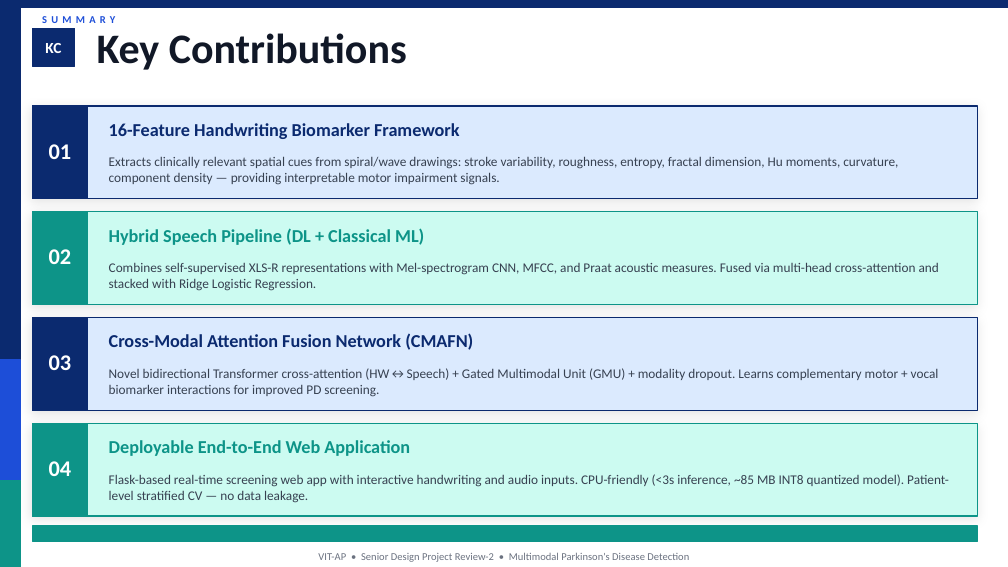
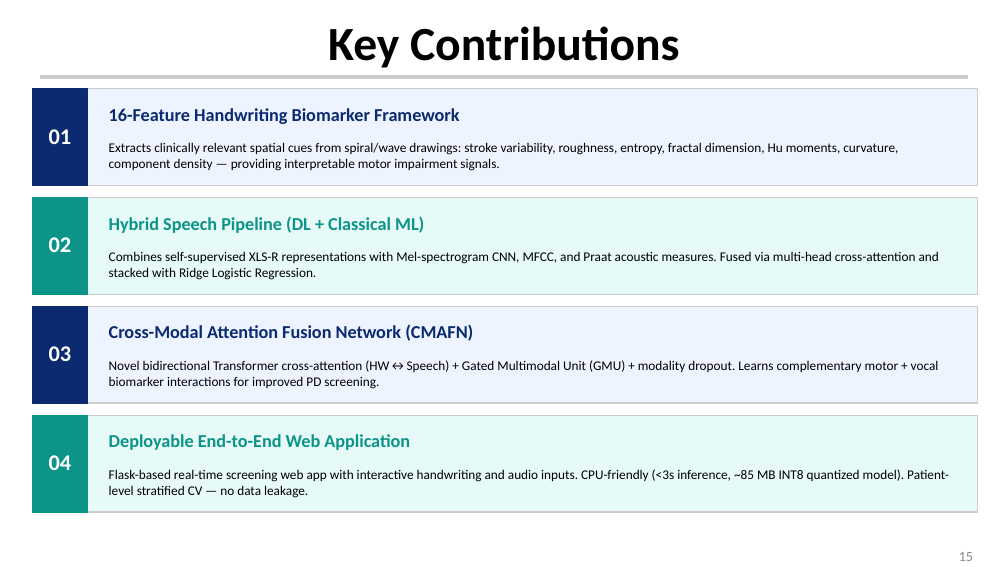
Before and after one commit to Tvenkatathanuj/SDP, a slide deck: slide 15 of review-2.pptx. Drawn at 1008x567 pixels with LibreOffice and Linux fonts; fonts in the diff are those of the drawing. Boxes give left, top, right and bottom in pixels: in the first picture for what was removed or moved away, otherwise in the second. Text is boxed around its words. In the diff, an @@ line names an element or a change of style, - is before the commit and + after.

```diff
--- a/review-2.pptx
+++ b/review-2.pptx
@@ rectangle removed at (0,7,20,360) @@
@@ text removed at (32,10,335,28) @@
-SUMMARY
@@ rectangle removed at (32,28,75,67) @@
@@ text "Key Contributions": place and size @@
-text "Key Contributions" at (97,33,407,70)
+text "Key Contributions" at (328,26,680,68)
@@ text "Key Contributions" at (328,26,680,68): size 30 to 34 pt, text colour #111827 to #000000; alignment left to centre @@
@@ text removed at (45,43,61,53) @@
-KC
@@ 2 texts, 2 rectangles: place and size @@
-2 texts, 2 rectangles at (32,106,978,199)
+2 texts, 2 rectangles at (32,89,978,185)
@@ rectangle at (32,89,978,185): fill #DBEAFE to #EEF4FF; outline #0B2A6F 1 pt to #CCCCCC 1 pt; shadow off @@
@@ rectangle: place and size @@
-rectangle at (0,0,1008,7)
+rectangle at (40,76,968,79)
@@ rectangle at (40,76,968,79): fill #0B2A6F to #CCCCCC; outline #0B2A6F 1 pt to #CCCCCC 1 pt @@
@@ text colour #374151 to #000000 in 4 elements at (109,469,949,498), (109,360,939,389), (109,251,939,280), (109,142,898,171) @@
@@ text "Extracts clinically relevant spatial cues ...": place and size @@
-text "Extracts clinically relevant spatial cues ..." at (109,156,898,185)
+text "Extracts clinically relevant spatial cues ..." at (109,142,898,171)
@@ rectangle: place and size @@
-rectangle at (32,212,88,304)
+rectangle at (32,198,88,294)
@@ rectangle at (32,198,978,294): fill #CCFBF1 to #E6FAF8; outline #0D9488 1 pt to #CCCCCC 1 pt; shadow off @@
@@ rectangle: place and size @@
-rectangle at (32,212,978,304)
+rectangle at (32,198,978,294)
@@ 4 texts: place and size @@
-4 texts at (49,228,473,370)
+4 texts at (49,216,473,361)
@@ text "Combines self-supervised XLS-R representations with ...": place and size @@
-text "Combines self-supervised XLS-R representations with ..." at (109,262,939,291)
+text "Combines self-supervised XLS-R representations with ..." at (109,251,939,280)
@@ rectangle: place and size @@
-rectangle at (32,318,88,410)
+rectangle at (32,306,88,403)
@@ rectangle: place and size @@
-rectangle at (32,318,978,410)
+rectangle at (32,306,978,403)
@@ rectangle at (32,306,978,403): fill #DBEAFE to #EEF4FF; outline #0B2A6F 1 pt to #CCCCCC 1 pt; shadow off @@
@@ rectangle removed at (0,360,20,481) @@
@@ rectangle: place and size @@
-rectangle at (32,423,88,516)
+rectangle at (32,415,88,512)
@@ rectangle: place and size @@
-rectangle at (32,423,978,516)
+rectangle at (32,415,978,512)
@@ rectangle at (32,415,978,512): fill #CCFBF1 to #E6FAF8; outline #0D9488 1 pt to #CCCCCC 1 pt; shadow off @@
@@ text "04": place and size @@
-text "04" at (49,461,72,476)
+text "04" at (49,455,72,470)
@@ text "Deployable End-to-End Web Application": place and size @@
-text "Deployable End-to-End Web Application" at (109,440,410,456)
+text "Deployable End-to-End Web Application" at (109,434,410,450)
@@ rectangle removed at (0,481,20,566) @@
@@ rectangle removed at (32,526,978,541) @@
@@ text removed at (318,553,689,562) @@
-VIT-AP • Senior Design Project Review-2 • Multimodal Parkinson's Disease Detection
@@ text added at (959,552,973,561), 10 pt, text #888888 @@
+15
```
Also in this commit, not shown: 18 other slides changed, 1 slide added, 27 other files.
